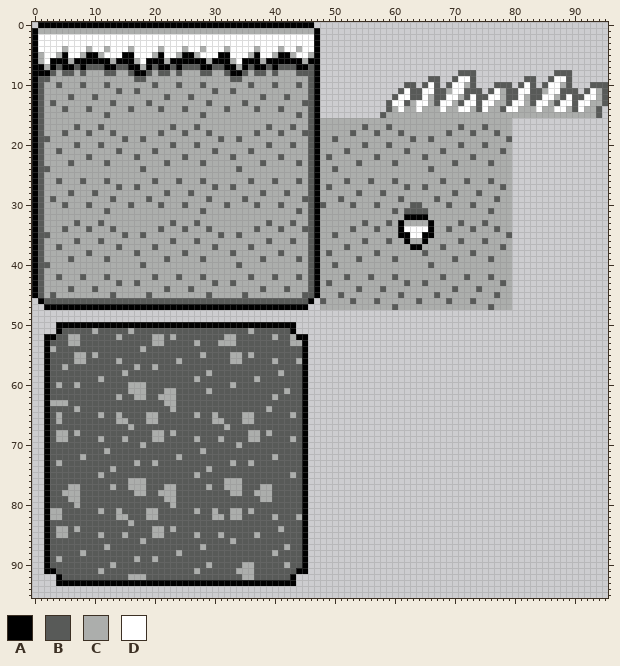
Two versions of one sprite sheet, level1/tiles.png. The picture above was drawn from the file before the commit.
The file is 96x96 pixels.
Palette (. is transparent): A #000000  B #585a58  C #acaeac  D #ffffff
Pixels before (only the part around the change), first column x 38:
42 CCBCCCBCBACCCCBCCCBCCCBCCCCCCCBCCCBCCCBC
43 CCCCCCCCBACBCCCCCCCCCCCCBCCBCCCCCCCCCCCC
44 BCCCBCCCBACCCCCCBCCCBCCCCCCCCCCCBCCCBCCC
45 CCCCCCCBBACCCBCCCCCCCCCBCCCCCBCCCCCCCCCB
46 BBBBBBBBA.BCCCCBCCCBCCCCCCBCCCCBCCCBCCCC
47 AAAAAAAA..CCCCCCCCCCCCBCCCCCCCCCCCCCCCBC
48 ........................................
49 ........................................
50 AAAAAA..................................
51 BBBBBA..................................
52 BBCBBCAA................................
53 BBBBBCCA................................
54 BBBBBBBA................................
55 BBBBBBBA................................
56 BBCBBBCA................................
57 BBBBBBBA................................
58 BBBCBBBA................................
59 BBBBBBBA................................
60 BBBBBBBA................................
61 BBBBCBBA................................
62 BBCBBBBA................................
63 BBBBBBBA................................
64 BCBBBBBA................................
65 BBBBBCBA................................
66 BBBBBBBA................................
The same view after the edit:
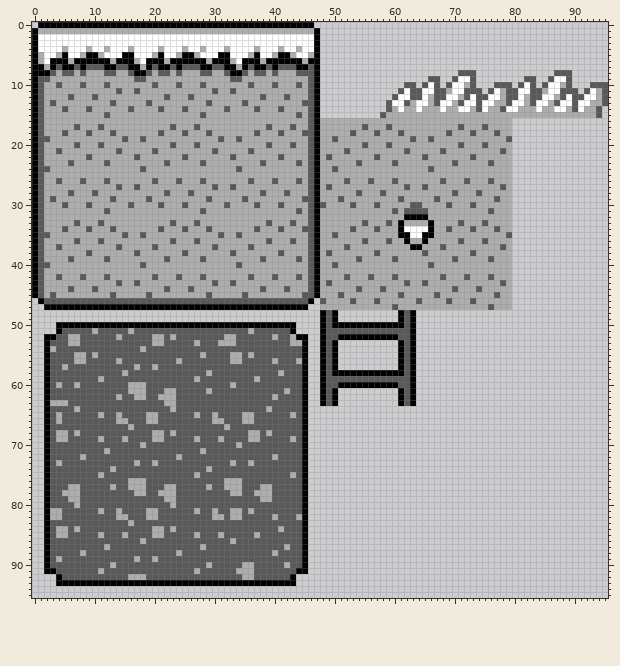
Difference:
Changed rows in their new state; - is an unchanged pixel.
first column x 48:
48 ABA----------ABA
49 ABA----------ABA
50 ABAAAAAAAAAAAABA
51 ABBBBBBBBBBBBBBA
52 ABBAAAAAAAAAABBA
53 ABA----------ABA
54 ABA----------ABA
55 ABA----------ABA
56 ABA----------ABA
57 ABA----------ABA
58 ABAAAAAAAAAAAABA
59 ABBBBBBBBBBBBBBA
60 ABBAAAAAAAAAABBA
61 ABA----------ABA
62 ABA----------ABA
63 ABA----------ABA
